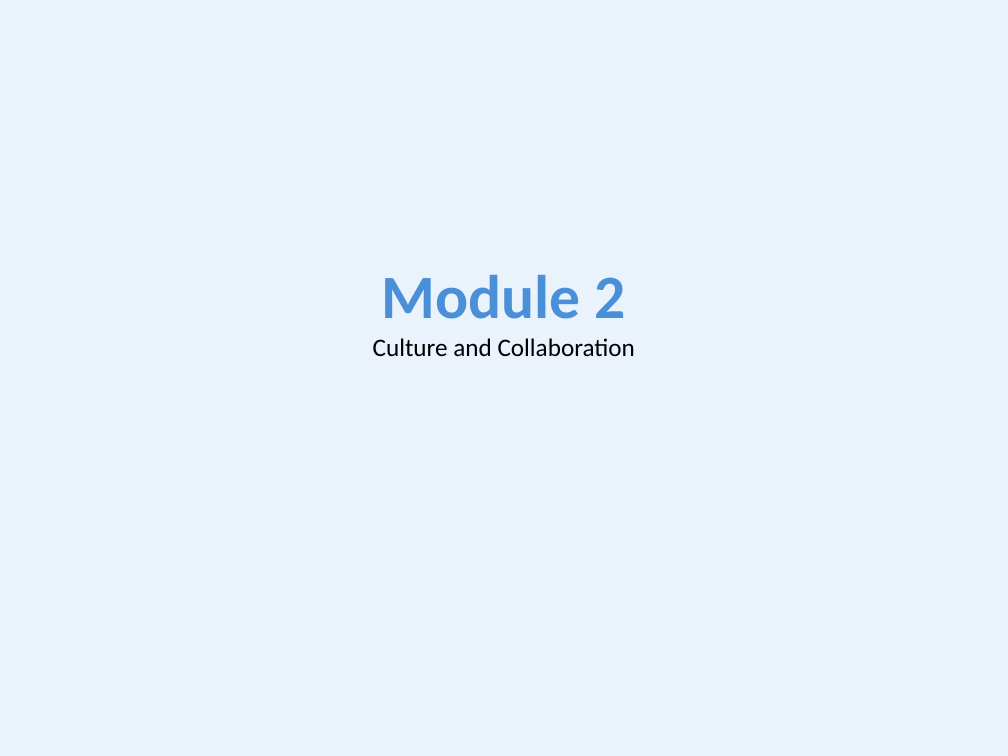
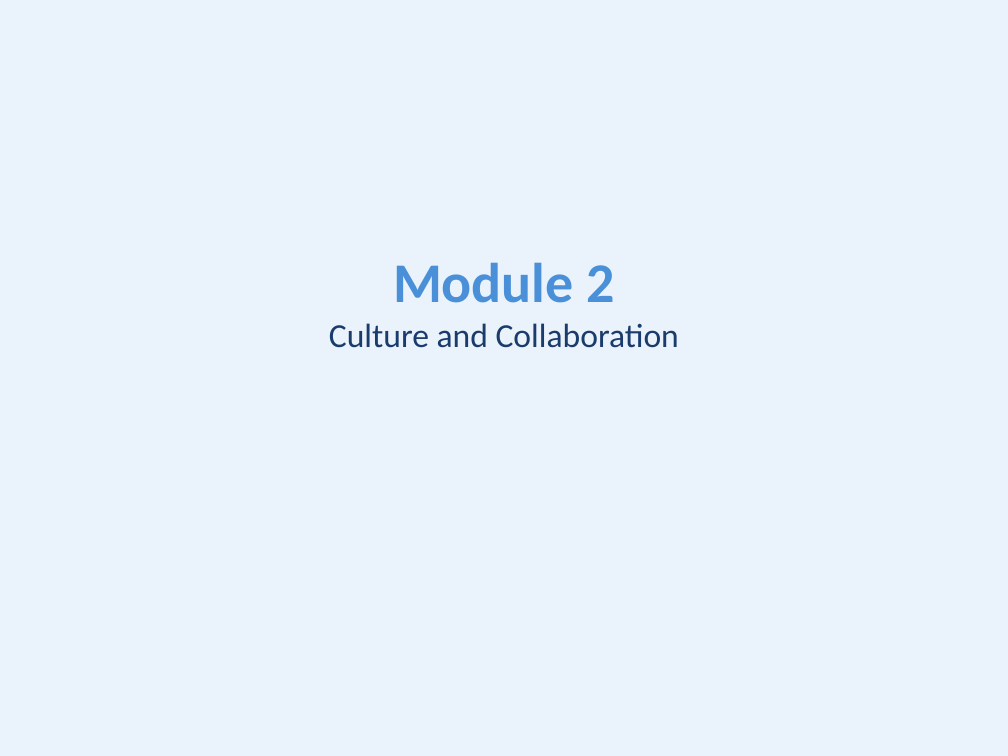
Before and after one commit to kumbulanit/devopsplaformngr, a slide deck: slide 32 of slides/DevOps-PlatformEngineering-Day1.pptx (slide 12 before the commit). Drawn at 1008x756 pixels with LibreOffice and Linux fonts; fonts in the diff are those of the drawing. Boxes give left, top, right and bottom in pixels: in the first picture for what was removed or moved away, otherwise in the second. Text is boxed around its words. In the diff, an @@ line names an element or a change of style, - is before the commit and + after.

```diff
--- a/slides/DevOps-PlatformEngineering-Day1.pptx
+++ b/slides/DevOps-PlatformEngineering-Day1.pptx
@@ text at (x1=329, y1=262, x2=679, y2=348): text changed; size 18 to 24 pt; text colour #000000 to #1A3C6C @@
-Module 2
-Culture and Collaboration
+Module 2
+Culture and Collaboration
```
Also in this commit, not shown: 3 other slides changed, 82 slides added, 1 slide removed, 39 other files.
